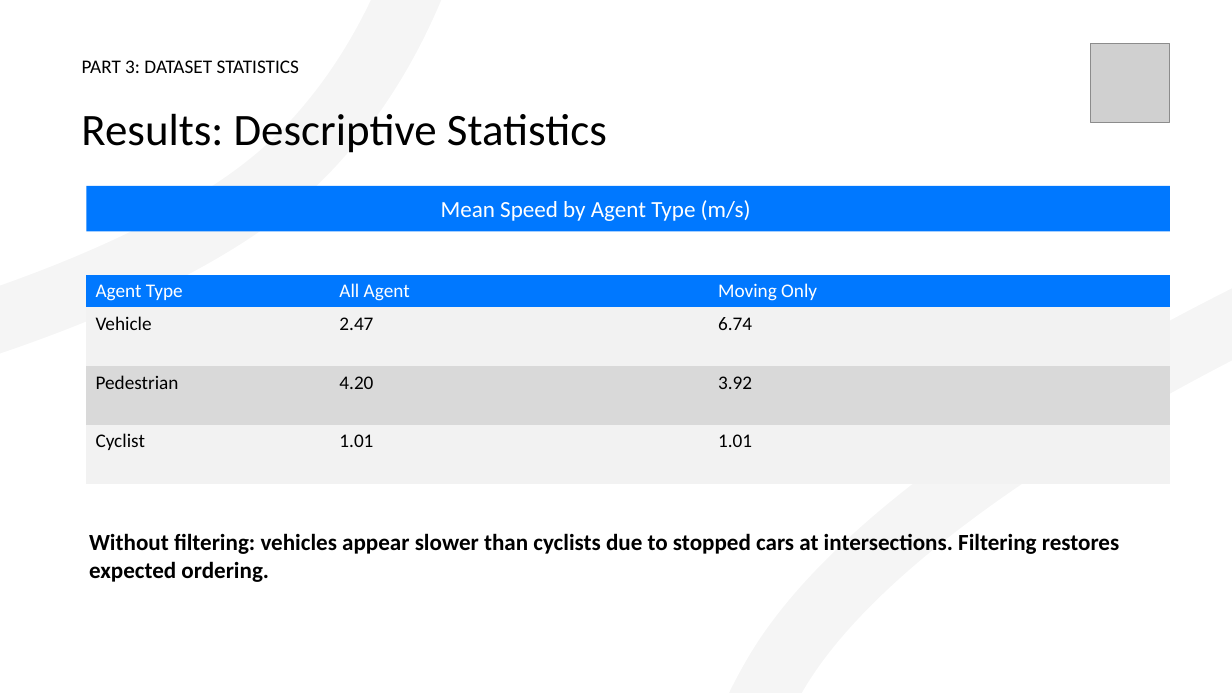
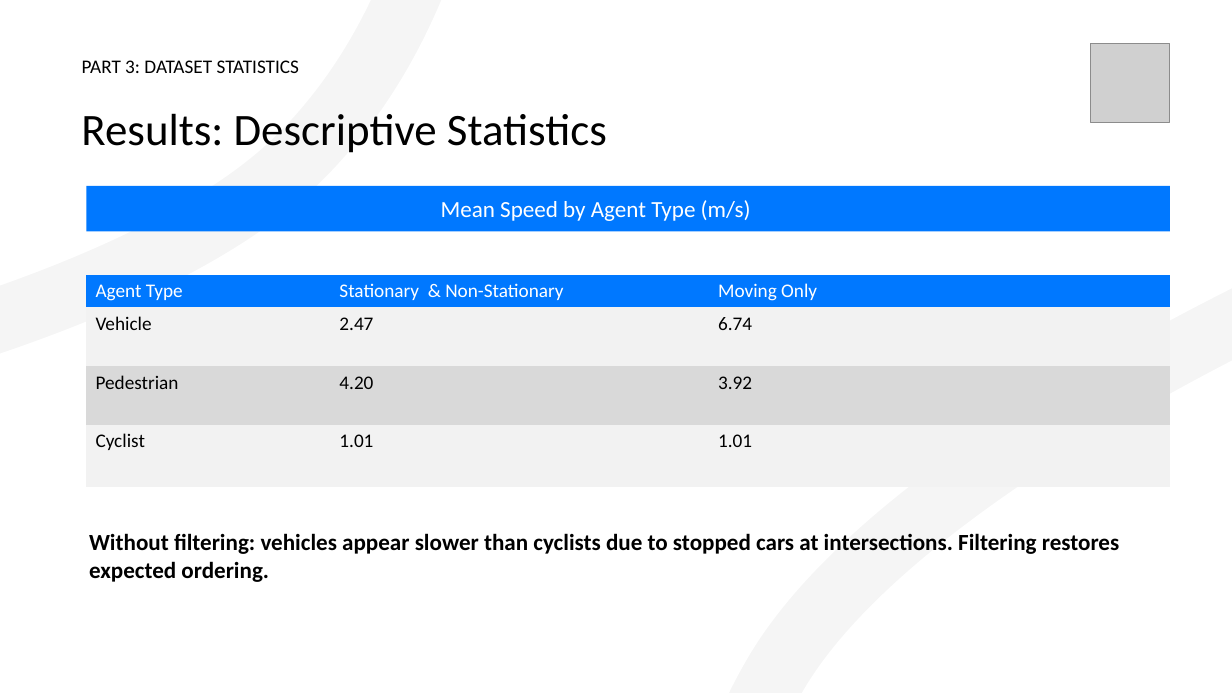
Before and after one commit to pstepanovum/womd-unsupervised-anomaly-detection, a slide deck: slide 8 of docs/presentation/Unsupervised Statistical Learning for Kinematic Anomaly Detection in Autonomous Driving Scenarios.pptx. Drawn at 1232x693 pixels with LibreOffice and Linux fonts; fonts in the diff are those of the drawing; grey boxes stand for pictures. Boxes give left, top, right and bottom in pixels: in the first picture for what was removed or moved away, otherwise in the second. Text is boxed around its words. In the diff, an @@ line names an element or a change of style, - is before the commit and + after.

```diff
--- a/docs/presentation/Unsupervised Statistical Learning for Kinematic Anomaly Detection in Autonomous Driving Scenarios.pptx
+++ b/docs/presentation/Unsupervised Statistical Learning for Kinematic Anomaly Detection in Autonomous Driving Scenarios.pptx
@@ table at (86,275,1170,488) @@
-row 1, column 2: All Agent
+row 1, column 2: Stationary & Non-Stationary
```
Also in this commit, not shown: 5 other slides changed, 1 slide removed, 3 other files.
